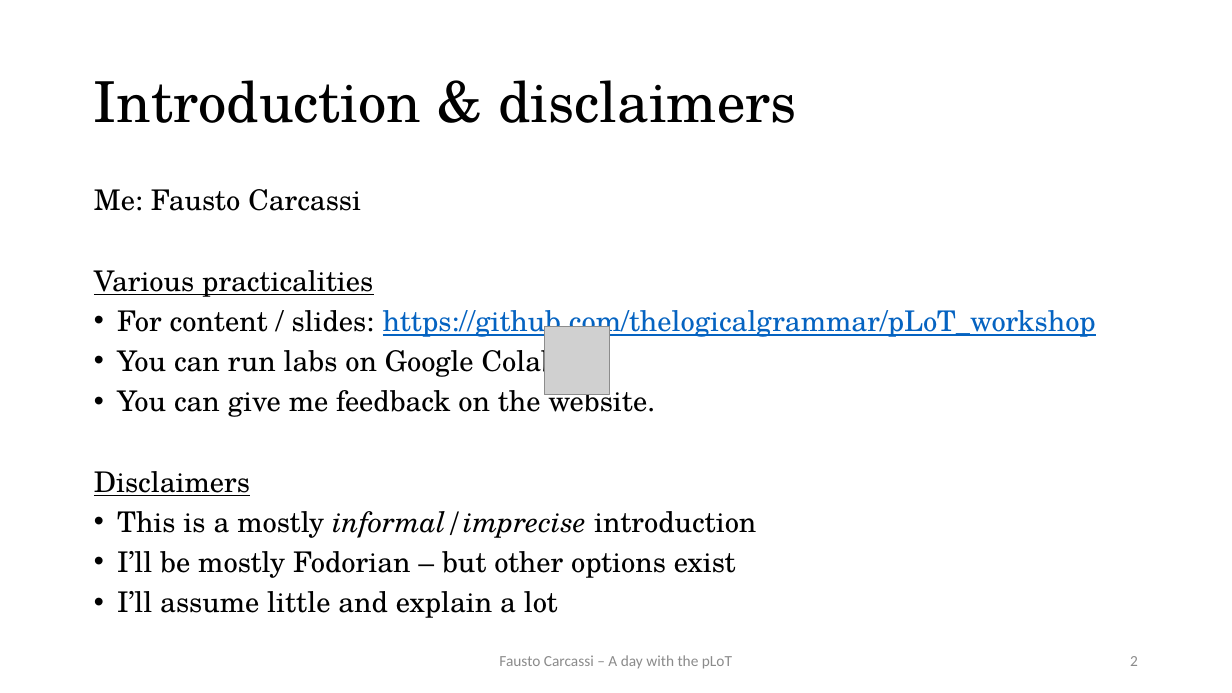
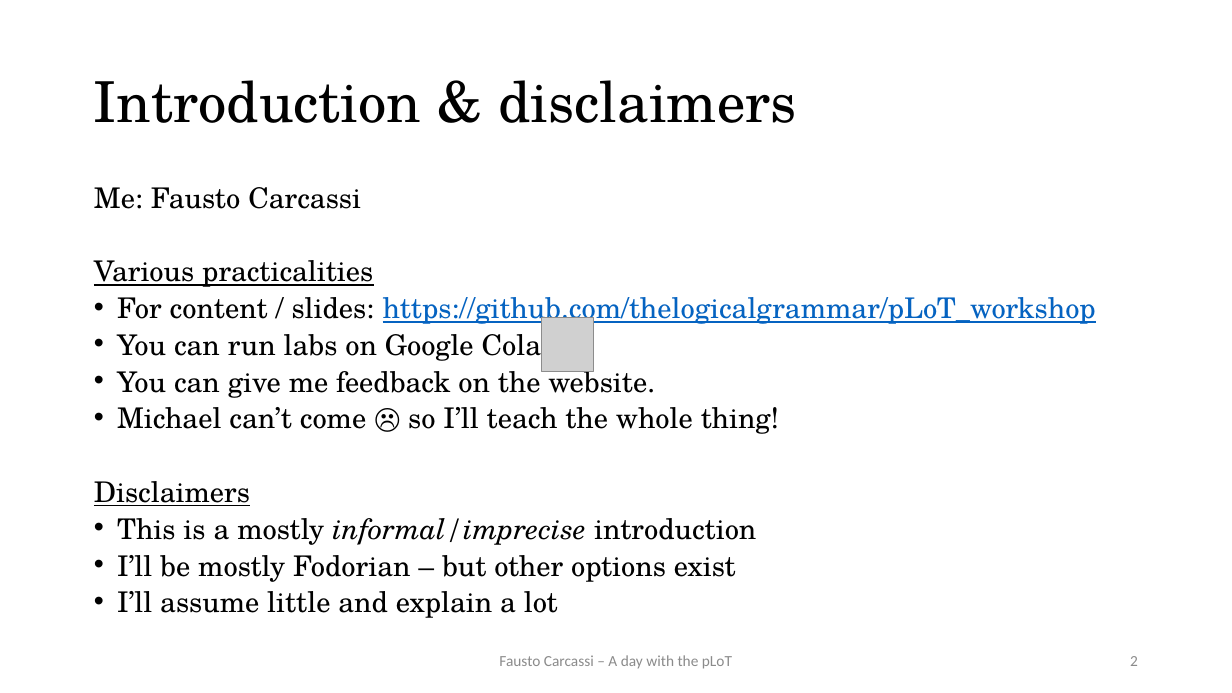
Before and after one commit to thelogicalgrammar/pLoT_workshop, a slide deck: slide 2 of book/lectures/1.pptx. Drawn at 1232x693 pixels with LibreOffice and Linux fonts; fonts in the diff are those of the drawing; grey boxes stand for pictures. Boxes give left, top, right and bottom in pixels: in the first picture for what was removed or moved away, otherwise in the second. Text is boxed around its words. In the diff, an @@ line names an element or a change of style, - is before the commit and + after.

```diff
--- a/book/lectures/1.pptx
+++ b/book/lectures/1.pptx
@@ text at (94, 187, 1096, 618): line spacing 0.8 to 0.7 @@
@@ picture: place and size @@
-picture at (544, 327, 609, 396)
+picture at (542, 318, 592, 372)
@@ text at (117, 407, 779, 434): paragraph added @@
+• Michael can’t come ☹ so I’ll teach the whole thing!
```
Also in this commit, not shown: 5 other slides changed, 1 slide added, 8 other files.
